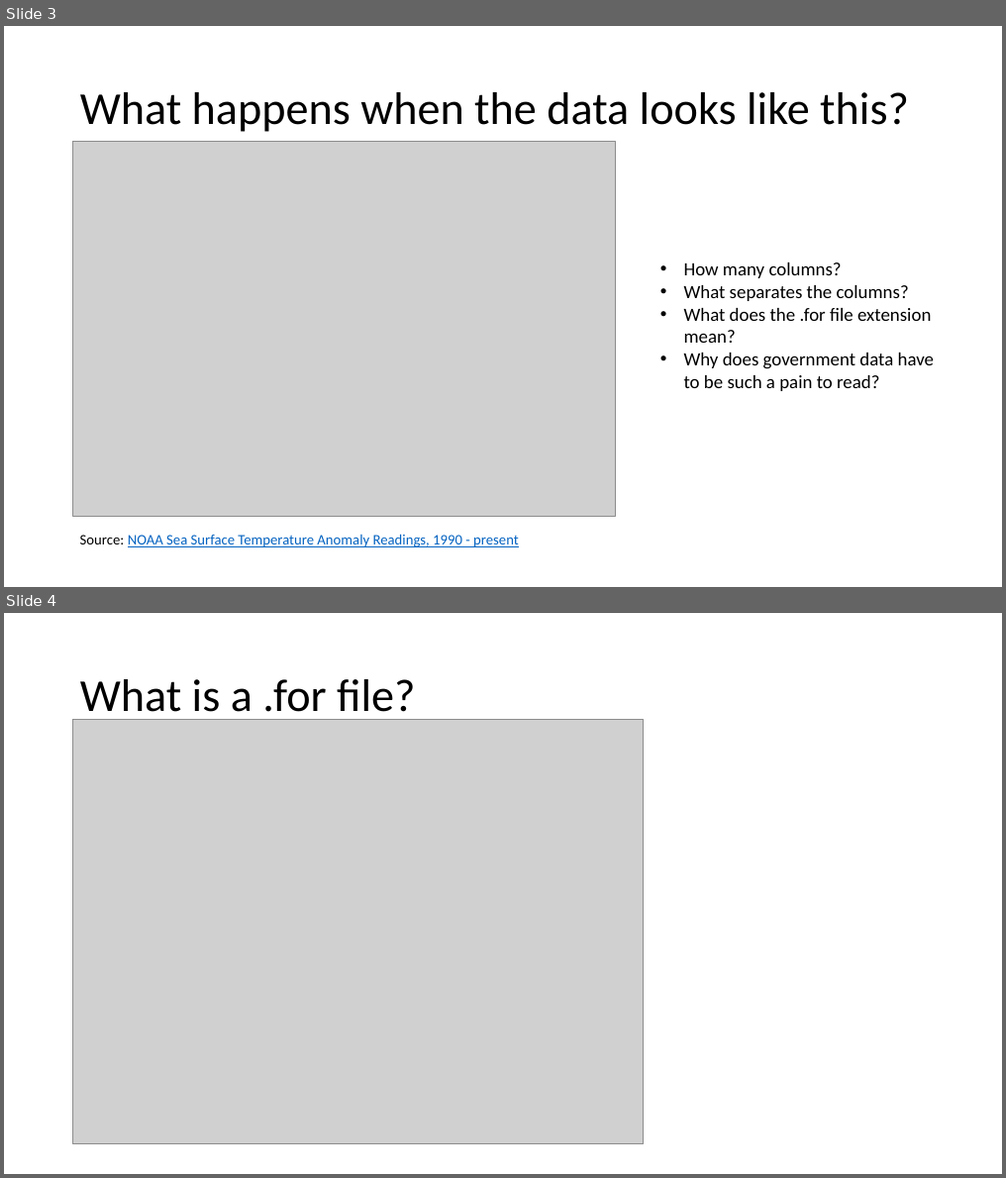
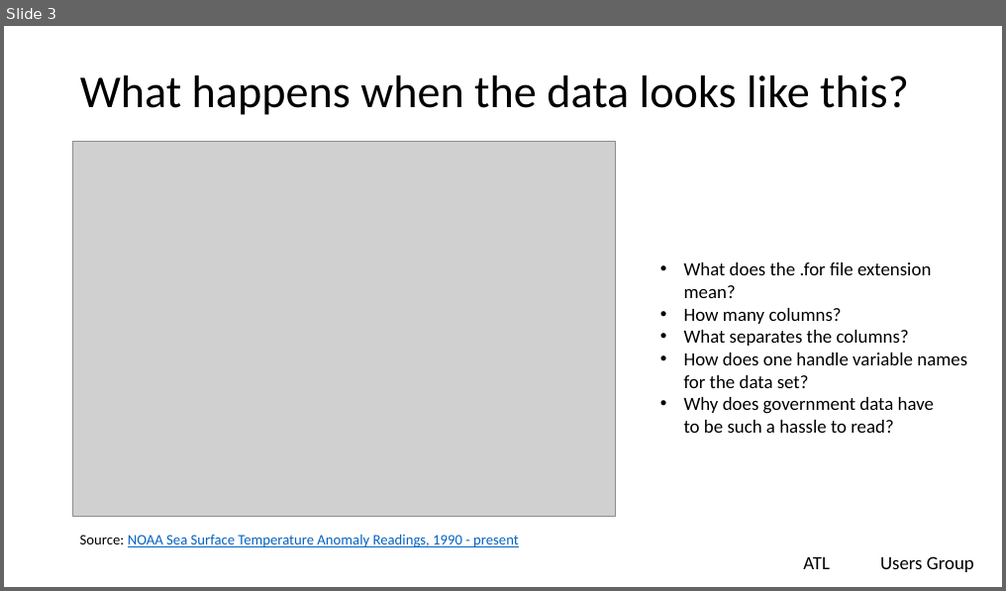
Before and after one commit to lgreski/readingFilesInR, a slide deck: presentation/readingFixedFilesInR.pptx. Shown one above the other, each under a label of ours: slides 3 and 4 before the commit, slide 3 after it. The pictures are 1006x1178 and 1006x591 pixels, drawn with LibreOffice and Linux fonts; fonts in the diff are those of the drawing; grey boxes stand for pictures; background and template pictures are left out. Boxes give left, top, right and bottom in pixels: in the first picture for what was removed or moved away, otherwise in the second. Text is boxed around its words. In the diff, an @@ line names an element or a change of style, - is before the commit and + after.

```diff
--- a/presentation/readingFixedFilesInR.pptx
+++ b/presentation/readingFixedFilesInR.pptx
@@ slide 4 removed at (4,613,1002,1174), background #FFFFFF @@
@@ title removed at (80,679,415,723) @@
-What is a .for file?
@@ picture removed at (73,719,645,1145) @@
@@ slide 3 changed as well @@
@@ title "What happens when the data ...": place and size @@
-title "What happens when the data ..." at (80,92,909,132)
+title "What happens when the data ..." at (80,76,909,115)
@@ text at (684,263,931,298): paragraph added @@
+• What does the .for file extension
+  mean?
@@ text at (684,353,967,433): text changed @@
-• What does the .for file extension
-  mean?
-• Why does government data have
-  to be such a pain to read?
+• How does one handle variable names
+  for the data set?
+• Why does government data have
+  to be such a hassle to read?
@@ text added at (803,558,830,570), 18 pt, text #000000 @@
+ATL
@@ text added at (880,557,974,572), 18 pt, text #000000 @@
+Users Group
```
Also in this commit, not shown: 7 other slides changed, 12 slides added, 1 other slide removed.
